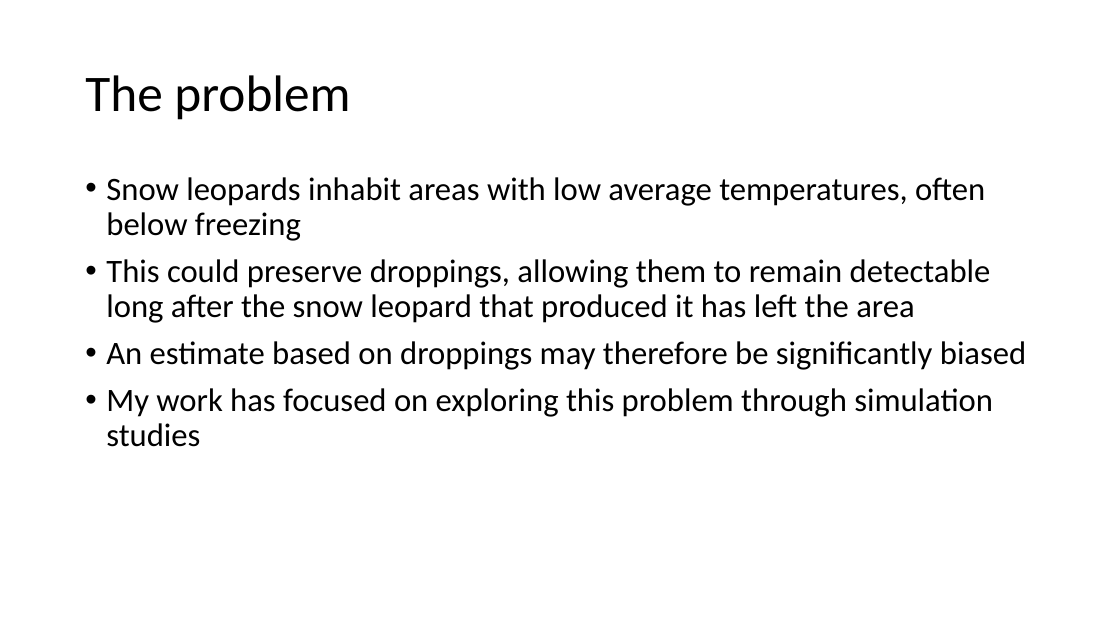
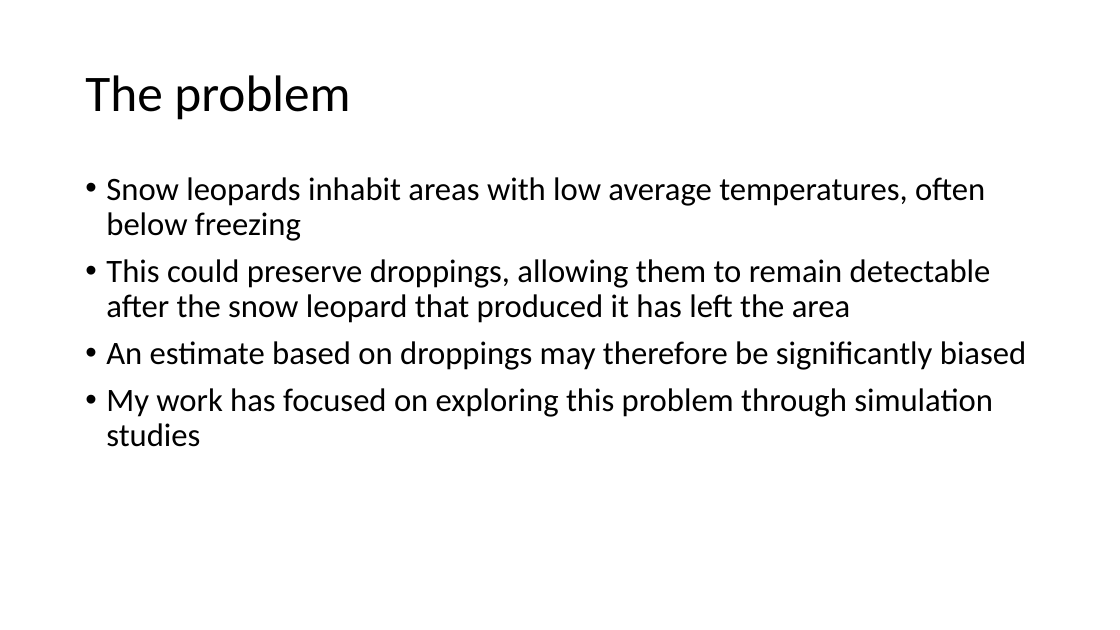
Before and after one commit to thomasmcf/dissertation, a slide deck: slide 7 of presentation.pptx. Drawn at 1120x630 pixels with LibreOffice and Linux fonts; fonts in the diff are those of the drawing. Boxes give left, top, right and bottom in pixels: in the first picture for what was removed or moved away, otherwise in the second. Text is boxed around its words. In the diff, an @@ line names an element or a change of style, - is before the commit and + after.

```diff
--- a/presentation.pptx
+++ b/presentation.pptx
@@ text at (106,259,991,323): text changed @@
-• This could preserve droppings, allowing them to remain detectable long after the snow leopard that produced it has left the area
+• This could preserve droppings, allowing them to remain detectable after the snow leopard that produced it has left the area
```
Also in this commit, not shown: 2 other slides changed, 4 slides added, 1 other file.
